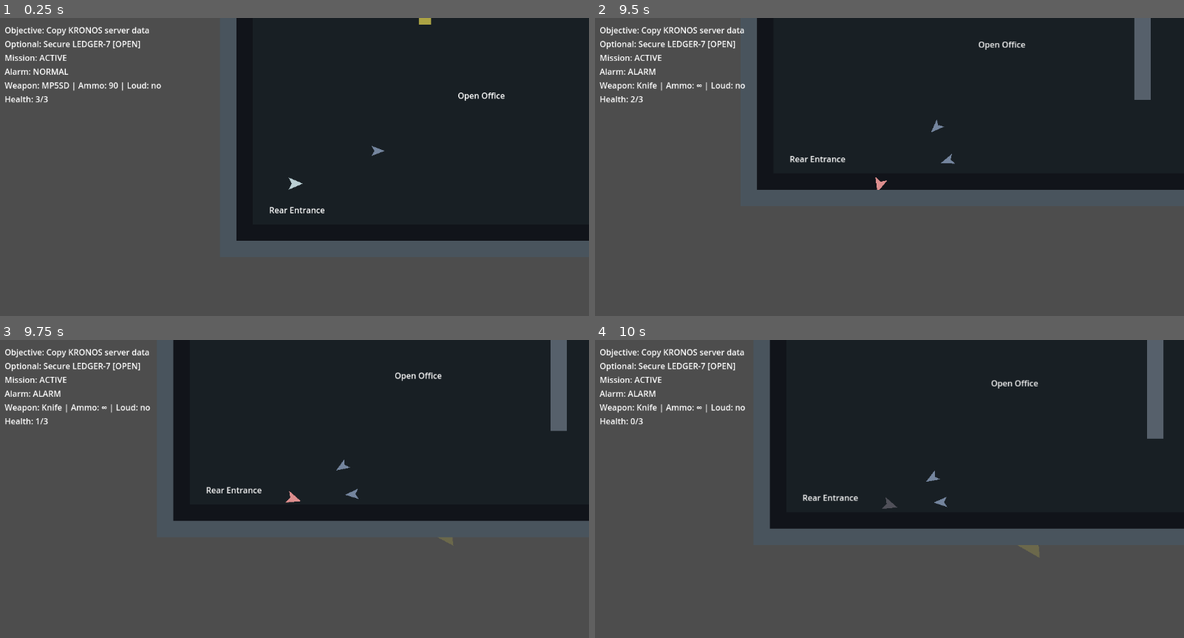
Above: before the commit, frames 1-4 (two rows, left to right).
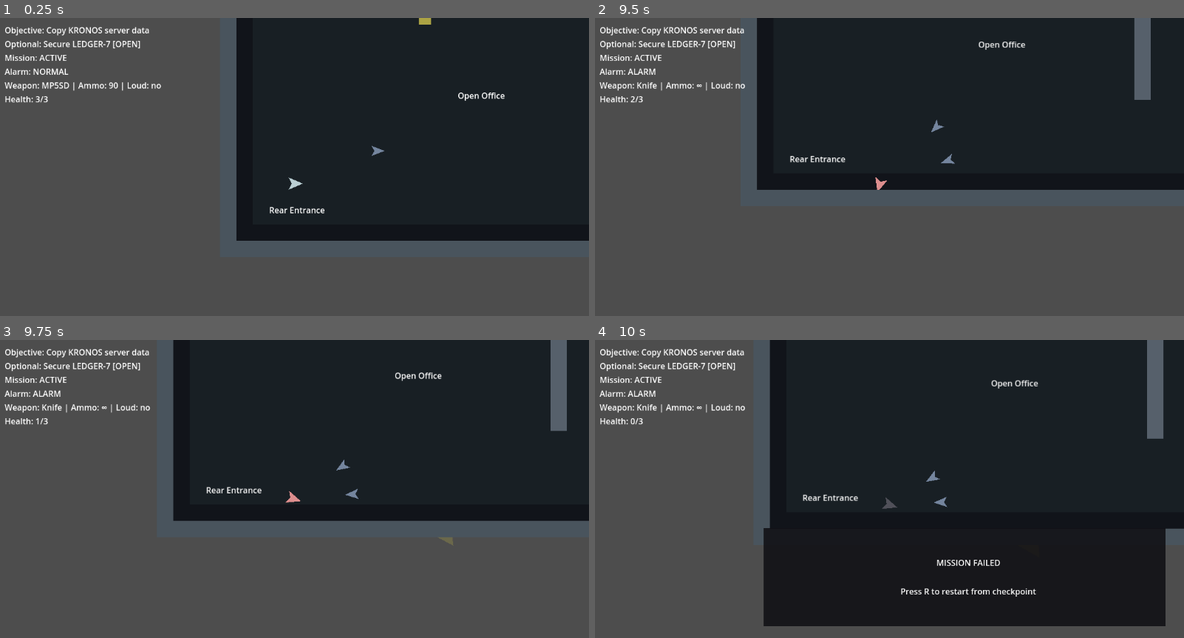
Above: after the commit, the same moments.

Repository: wintermute11-openclaw/delta-protocol
Game: Godot game, scene res://scenes/main/Main.tscn
Two runs of this game, one before a commit and one after it. Both use one fixed random seed, a clock stepped at 60 frames per second and the inputs below.
Inputs (mouse positions are in pixels of both pictures, inside the frame that each line leads up to):
- Up to frame 1 (0.25 s): no input
- Up to frame 2 (9.5 s): move the mouse to (1019, 167) at 0.52 s; hold D (move_right) 0.53-1.28 s; click (1019, 167) at 0.6 s; move the mouse to (771, 199) at 1.27 s; hold S (move_down) 1.28-2.03 s; tap E (interact) at 1.35, 5.85 s; move the mouse to (948, 110) at 2.02 s; hold D (move_right) 2.03-2.78 s; hold Shift (slow_move) 2.03-2.78 s; move the mouse to (860, 250) at 2.77 s; hold W (move_up) 2.78-3.53 s; tap 1 (weapon_1) at 2.85, 7.35 s; move the mouse to (1066, 232) at 3.52 s; hold A (move_left) 3.53-5.03 s; tap 2 (weapon_2) at 3.6, 8.1 s; tap R (restart) at 4.15 s; move the mouse to (712, 134) at 4.27 s; tap 3 (weapon_3) at 4.35, 8.85 s; move the mouse to (918, 184) at 5.02 s; hold S (move_down) 5.03-5.78 s; click (918, 184) at 5.1 s; move the mouse to (801, 101) at 5.77 s; hold D (move_right) 5.78-6.53 s; move the mouse to (1019, 167) at 6.52 s; hold W (move_up) 6.53-7.28 s; hold Shift (slow_move) 6.53-7.28 s; move the mouse to (771, 199) at 7.27 s; hold D (move_right) 7.28-8.03 s; move the mouse to (948, 110) at 8.02 s; hold S (move_down) 8.03-8.78 s; move the mouse to (860, 250) at 8.77 s; hold A (move_left) from 8.78 s (still down)
- Up to frame 3 (9.75 s): move the mouse to (471, 554) at 9.52 s; release A (move_left) at 9.53 s; hold W (move_up) from 9.53 s (still down); click (471, 554) at 9.6 s
- Up to frame 4 (10 s): keep holding W (move_up)

Frames 1-3 are identical in both runs. In frame 4, 22% of the frame differs, in the area x 28-97%, y 63-97%.

Commit message:
feat: add health death and checkpoint restart

Diff:
--- a/scenes/ui/HUD.tscn
+++ b/scenes/ui/HUD.tscn
@@ -31,3 +31,29 @@
 
 [node name="HealthLabel" type="Label" parent="MarginContainer/VBoxContainer"]
 text = "Health: n/a"
+
+[node name="GameOverPanel" type="ColorRect" parent="."]
+visible = false
+offset_left = 332.0
+offset_top = 368.0
+offset_right = 1116.0
+offset_bottom = 560.0
+color = Color(0.0627451, 0.0627451, 0.0784314, 0.88)
+
+[node name="GameOverLabel" type="Label" parent="GameOverPanel"]
+offset_left = 188.0
+offset_top = 48.0
+offset_right = 612.0
+offset_bottom = 88.0
+text = "MISSION FAILED"
+horizontal_alignment = 1
+vertical_alignment = 1
+
+[node name="RestartLabel" type="Label" parent="GameOverPanel"]
+offset_left = 124.0
+offset_top = 104.0
+offset_right = 676.0
+offset_bottom = 144.0
+text = "Press R to restart from checkpoint"
+horizontal_alignment = 1
+vertical_alignment = 1
--- a/scripts/mission/exfil_zone.gd
+++ b/scripts/mission/exfil_zone.gd
@@ -6,6 +6,7 @@
 var player_inside: bool = false
 var mission_manager: Node = null
 var warned_incomplete: bool = false
+var player_ref: Node = null
 
 func _ready() -> void:
 	body_entered.connect(_on_body_entered)
@@ -14,7 +15,7 @@
 	status_label.visible = false
 
 func _process(_delta: float) -> void:
-	if not player_inside or mission_manager == null:
+	if not player_inside or mission_manager == null or not _player_can_exfil():
 		return
 	if mission_manager.can_exfil():
 		mission_manager.complete_mission()
@@ -31,7 +32,11 @@
 func _on_body_entered(body: Node) -> void:
 	if body.is_in_group("player"):
 		player_inside = true
+		player_ref = body
 		warned_incomplete = false
+		if not _player_can_exfil():
+			status_label.visible = false
+			return
 		if mission_manager != null and not mission_manager.can_exfil():
 			status_label.visible = true
 			status_label.text = "Primary objective incomplete"
@@ -39,5 +44,13 @@
 func _on_body_exited(body: Node) -> void:
 	if body.is_in_group("player"):
 		player_inside = false
+		player_ref = null
 		warned_incomplete = false
 		status_label.visible = false
+
+func _player_can_exfil() -> bool:
+	if player_ref == null:
+		return false
+	if player_ref.has_method("is_alive"):
+		return player_ref.is_alive()
+	return true
--- a/scripts/player/player.gd
+++ b/scripts/player/player.gd
@@ -1,4 +1,7 @@
 extends CharacterBody2D
+
+signal player_died
+signal health_changed(current_health: int, max_health: int)
 
 const BulletScene = preload("res://scenes/weapons/Bullet.tscn")
 const WeaponDataScript = preload("res://scripts/weapons/weapon.gd")
@@ -25,9 +28,14 @@
 	add_to_group("player")
 	_setup_weapons()
 	_equip_weapon(1)
+	emit_signal("health_changed", current_health, max_health)
 
 func _process(delta: float) -> void:
 	fire_cooldown = max(fire_cooldown - delta, 0.0)
+
+	if Input.is_action_just_pressed("restart") and is_dead:
+		get_tree().reload_current_scene()
+		return
 
 	if is_dead:
 		return
@@ -69,7 +77,7 @@
 	current_weapon = weapons[slot]
 
 func _handle_attack_input() -> void:
-	if current_weapon == null:
+	if current_weapon == null or is_dead:
 		return
 
 	if Input.is_action_just_pressed("fire") and fire_cooldown <= 0.0:
@@ -79,7 +87,7 @@
 			_fire_knife_attack()
 
 func _fire_bullet_weapon() -> void:
-	if not current_weapon.has_ammo():
+	if is_dead or not current_weapon.has_ammo():
 		return
 
 	var bullet := BulletScene.instantiate()
@@ -98,6 +106,9 @@
 		GameState.trigger_alarm("loud weapon fired")
 
 func _fire_knife_attack() -> void:
+	if is_dead:
+		return
+
 	var space_state := get_world_2d().direct_space_state
 	var shape := CircleShape2D.new()
 	shape.radius = current_weapon.range
@@ -120,21 +131,25 @@
 	fire_cooldown = current_weapon.fire_interval
 
 func take_damage(amount: int) -> void:
-	if is_dead:
+	if is_dead or amount <= 0:
 		return
 
 	current_health = max(current_health - amount, 0)
 	print("Player hit: ", current_health, "/", max_health)
 	body_visual.color = Color(0.866667, 0.556863, 0.556863, 1)
+	emit_signal("health_changed", current_health, max_health)
 
 	if current_health <= 0:
 		_enter_dead_state()
 
 func _enter_dead_state() -> void:
+	if is_dead:
+		return
 	is_dead = true
 	velocity = Vector2.ZERO
 	body_visual.color = Color(0.317647, 0.317647, 0.352941, 1)
 	print("Player down")
+	emit_signal("player_died")
 
 func is_alive() -> bool:
 	return not is_dead
--- a/scripts/ui/hud.gd
+++ b/scripts/ui/hud.gd
@@ -6,6 +6,9 @@
 @onready var alarm_label: Label = $MarginContainer/VBoxContainer/AlarmLabel
 @onready var weapon_label: Label = $MarginContainer/VBoxContainer/WeaponLabel
 @onready var health_label: Label = $MarginContainer/VBoxContainer/HealthLabel
+@onready var game_over_panel: ColorRect = $GameOverPanel
+@onready var game_over_label: Label = $GameOverPanel/GameOverLabel
+@onready var restart_label: Label = $GameOverPanel/RestartLabel
 
 var player_ref: Node = null
 var mission_manager: Node = null
@@ -15,10 +18,11 @@
 	mission_manager = get_tree().get_first_node_in_group("mission_manager")
 	if GameState != null and GameState.has_signal("alarm_state_changed"):
 		GameState.alarm_state_changed.connect(_on_alarm_state_changed)
-	if mission_manager != null and mission_manager.has_signal("mission_updated"):
-		mission_manager.mission_updated.connect(_on_mission_updated)
-	if mission_manager != null and mission_manager.has_signal("mission_completed"):
-		mission_manager.mission_completed.connect(_on_mission_completed)
+	_connect_player_signals()
+	_connect_mission_signals()
+	game_over_panel.visible = false
+	game_over_label.text = "MISSION FAILED"
+	restart_label.text = "Press R to restart from checkpoint"
 	_update_alarm_label()
 	_update_player_labels()
 	_update_mission_labels()
@@ -26,10 +30,29 @@
 func _process(_delta: float) -> void:
 	if player_ref == null:
 		player_ref = get_tree().get_first_node_in_group("player")
+		_connect_player_signals()
 	if mission_manager == null:
 		mission_manager = get_tree().get_first_node_in_group("mission_manager")
+		_connect_mission_signals()
 	_update_player_labels()
 	_update_mission_labels()
+	_update_game_over_state()
+
+func _connect_player_signals() -> void:
+	if player_ref == null:
+		return
+	if player_ref.has_signal("player_died") and not player_ref.player_died.is_connected(_on_player_died):
+		player_ref.player_died.connect(_on_player_died)
+	if player_ref.has_signal("health_changed") and not player_ref.health_changed.is_connected(_on_health_changed):
+		player_ref.health_changed.connect(_on_health_changed)
+
+func _connect_mission_signals() -> void:
+	if mission_manager == null:
+		return
+	if mission_manager.has_signal("mission_updated") and not mission_manager.mission_updated.is_connected(_on_mission_updated):
+		mission_manager.mission_updated.connect(_on_mission_updated)
+	if mission_manager.has_signal("mission_completed") and not mission_manager.mission_completed.is_connected(_on_mission_completed):
+		mission_manager.mission_completed.connect(_on_mission_completed)
 
 func _on_alarm_state_changed(_new_state: int, _reason: String) -> void:
 	_update_alarm_label()
@@ -39,6 +62,12 @@
 
 func _on_mission_completed() -> void:
 	_update_mission_labels()
+
+func _on_player_died() -> void:
+	_update_game_over_state()
+
+func _on_health_changed(_current_health: int, _max_health: int) -> void:
+	_update_player_labels()
 
 func _update_alarm_label() -> void:
 	alarm_label.text = "Alarm: %s" % GameState.get_alarm_state_name()
@@ -66,3 +95,9 @@
 	if mission_manager.has_method("get_optional_objective_text"):
 		optional_label.text = "Optional: %s" % mission_manager.get_optional_objective_text()
 	mission_status_label.text = "Mission: COMPLETE" if mission_manager.mission_complete else "Mission: ACTIVE"
+
+func _update_game_over_state() -> void:
+	var is_player_dead := false
+	if player_ref != null and player_ref.has_method("is_alive"):
+		is_player_dead = not player_ref.is_alive()
+	game_over_panel.visible = is_player_dead
Not shown, changed: README.md
Not shown, changed: docs/CHANGELOG.md
Not shown, changed: docs/DESIGN.md
Not shown, changed: docs/TODO.md
